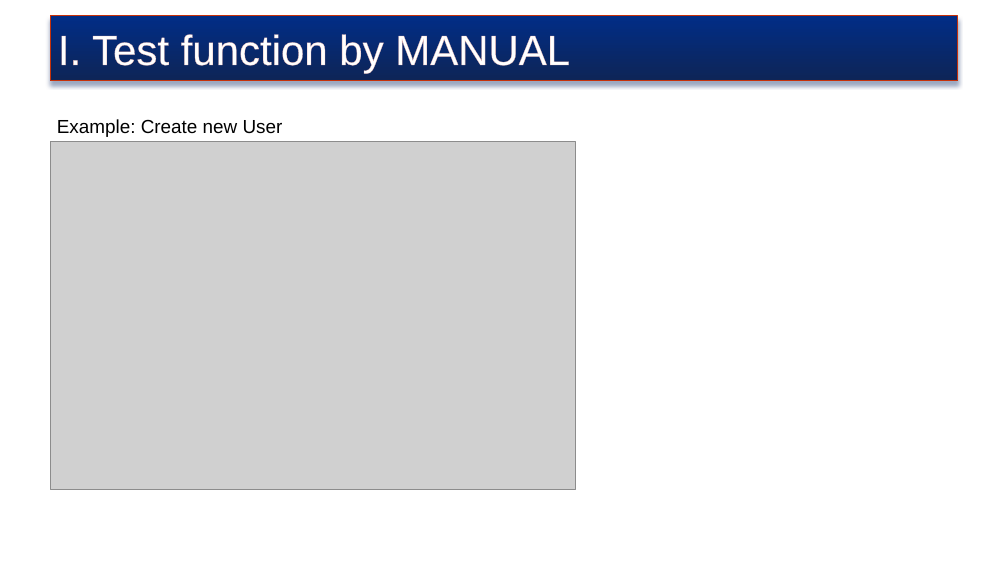
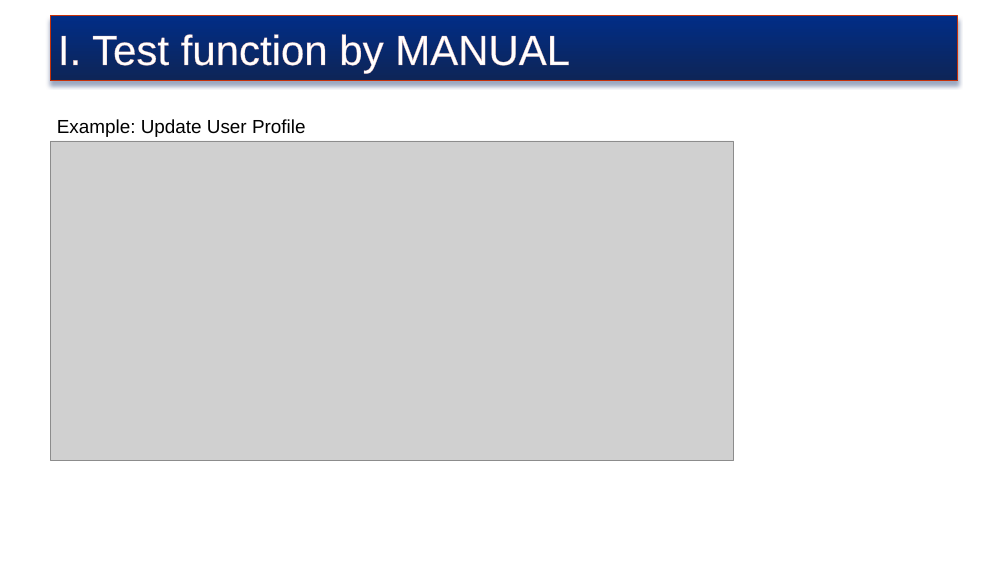
Before and after one commit to truyenkv/sharing, a slide deck: slide 3 of Sharing.pptx. Drawn at 1008x567 pixels with LibreOffice and Linux fonts; fonts in the diff are those of the drawing; grey boxes stand for pictures; background and template pictures are left out. Boxes give left, top, right and bottom in pixels: in the first picture for what was removed or moved away, otherwise in the second. Text is boxed around its words. In the diff, an @@ line names an element or a change of style, - is before the commit and + after.

```diff
--- a/Sharing.pptx
+++ b/Sharing.pptx
@@ text at box(57, 119, 306, 137): text changed @@
-Example: Create new User
+Example: Update User Profile
@@ picture: place and size @@
-picture at box(51, 141, 575, 490)
+picture at box(51, 141, 734, 461)
```
Also in this commit, not shown: 10 other slides changed, 1 slide added, 1 slide removed.
